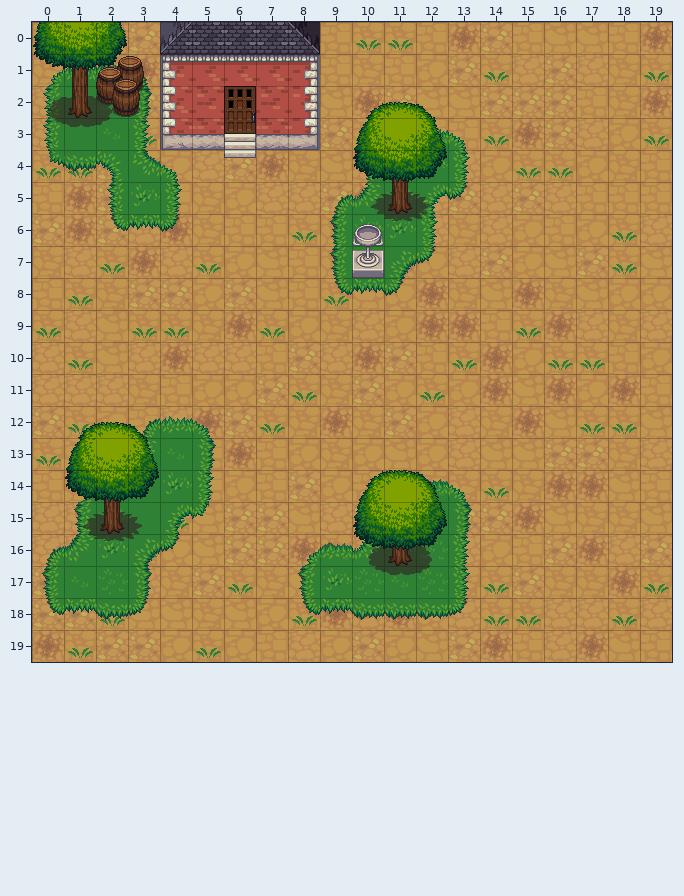
Two versions of a level (Tiled map, assets/town1.tmx). Above is the file before it was changed.
Cells are 32x32 px. Shown: x 0..19, y 0..19.
And afterwards:
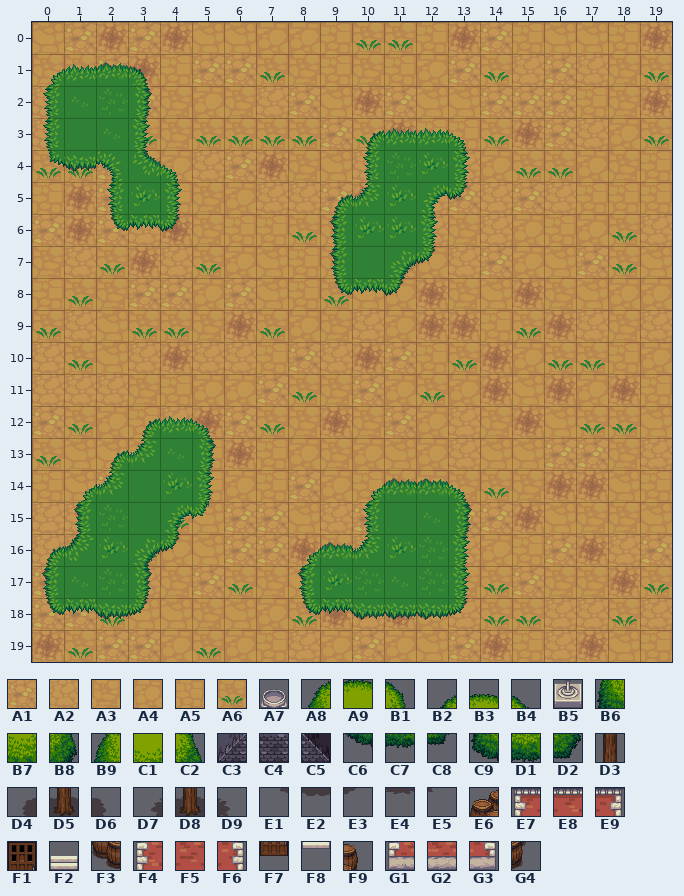
Key: from "Terrain": A1 161, A2 162, A3 600, A4 601, A5 603, A6 604; from "base_out_atlas": A7 401, A8 408, A9 409, B1 410, B2 411, B3 412, B4 413, B5 433, B6 440, B7 441, B8 442, B9 443, C1 444, C2 445, C3 448, C4 449, C5 450, C6 472, C7 473, C8 474, C9 475, D1 476, D2 477, D3 634, D4 665, D5 666, D6 667, D7 668, D8 669, D9 670, E1 697, E2 698, E3 699, E4 701, E5 702; from "build_atlas": E6 287, E7 288, E8 289, E9 290, F1 291, F2 292, F3 319, F4 320, F5 321, F6 322, F7 323, F8 324, F9 351, G1 352, G2 353, G3 354, G4 383.
__ is an empty cell.
Tiles replaced or removed in this view: A7, A8, A9, B1, B2, B3, B4, B5, B6, B7, B8, B9, C1, C2, C3, C4, C5, C6, C7, C8, C9, D1, D2, D3, D4, D5, D6, D7, D8, D9, E1, E2, E3, E4, E5, E6, E7, E8, E9, F1, F2, F3, F4, F5, F6, F7, F8, F9, G1, G2, G3, G4.
Message: simplified map with only 1 tileset
The exact change:
Changed rows in their new state; .. is an unchanged cell.
Layer "ground 1":
first column x 4:
 1 A5 A1 A1 A6 A3
 2 A3 A4 A3 A2 A1
 3 A3 A6 A6 A6 A6
Layer "trunks" (removed):
first column x 0:
 1 .. __ .. .. .. .. .. .. .. .. .. .. ..
 2 __ __ __ .. .. .. .. .. .. .. .. .. ..
 3 __ __ __ .. .. .. .. .. .. .. .. .. ..
 4 .. .. .. .. .. .. .. .. .. .. .. __ ..
 5 .. .. .. .. .. .. .. .. .. .. __ __ __
 6 .. .. .. .. .. .. .. .. .. .. .. __ __
 7 .. .. .. .. .. .. .. .. .. .. __ .. ..
first column x 1:
14 .. __ .. .. .. .. .. .. .. .. .. ..
15 __ __ __ .. .. .. .. .. .. .. __ ..
16 .. __ __ .. .. .. .. .. .. __ __ __
17 .. .. .. .. .. .. .. .. .. __ __ __
Layer "doors" (removed):
first column x 6:
 2 __
 3 __
Layer "walls" (removed):
first column x 2:
 1 __ __ __ __ __ __ __
 2 __ __ __ __ .. __ __
 3 .. .. __ __ __ __ __
 4 .. .. .. .. __ .. ..
Layer "over player" (removed):
first column x 0:
 0 __ __ __ .. __ __ __ __ __ .. .. .. ..
 1 __ __ __ .. .. .. .. .. .. .. .. .. ..
 2 .. .. .. .. .. .. .. .. .. .. __ __ __
 3 .. .. .. .. .. .. .. .. .. .. __ __ __
 4 .. .. .. .. .. .. .. .. .. .. __ __ __
 6 .. .. .. .. .. .. .. .. .. .. __ .. ..
first column x 1:
12 __ __ __ .. .. .. .. .. .. .. .. ..
13 __ __ __ .. .. .. .. .. .. .. .. ..
14 __ __ __ .. .. .. .. .. .. __ __ __
15 .. .. .. .. .. .. .. .. .. __ __ __
16 .. .. .. .. .. .. .. .. .. __ __ __
Changed places in both pictures, as pixel boxes (x1, y1, x2, y2):
changed: (33, 22, 320, 158)
removed: (352, 102, 447, 278)
removed: (65, 422, 159, 541)
removed: (353, 470, 447, 575)
